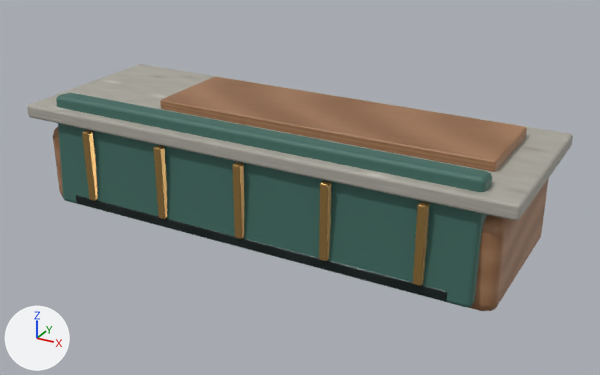
An edit to the glTF model public/models/custom/architecture/reception-desk.glb, drawn before and after from the same camera.
The view is the same before and after, from a 50 mm lens placed at (3.72, -6.51, 3.65), pointed at (0.15, -0.02, 0.41). The lights are fixed; the arrows at lower left show +X, +Y and +Z. The first picture is the older version. Where no turn or scale is listed for an object, it has been applied to the vertices.

Names of what the first picture shows: 'Reception_Base', 'Reception_Front', 'Reception_Kick', 'Reception_Rib_-0.86', 'Reception_Rib_-1.72', 'Reception_Rib_0', 'Reception_Rib_0.86', 'Reception_Rib_1.72', 'Reception_Top', 'Reception_Worktop'.
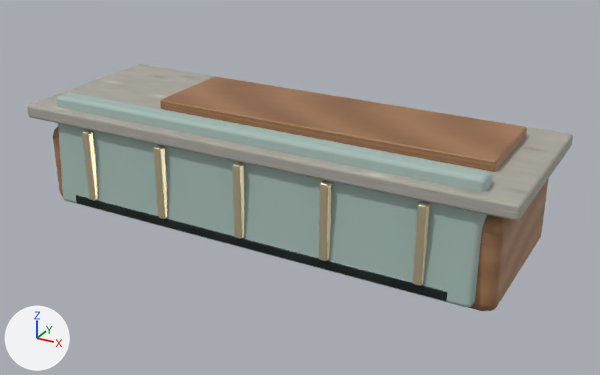
Location of each change, [x1, y1, x2, y2] in pixels of the pictures (600 x 375 px):
```json
{"object": "Reception_Front", "change": "recoloured", "before": [56, 92, 492, 307], "after": [56, 92, 492, 307], "on screen": "dark cyan to grey"}
{"object": "Reception_Rib_1.72", "change": "recoloured", "before": [413, 202, 429, 286], "after": [413, 202, 429, 286], "on screen": "brown to beige"}
{"object": "Reception_Rib_0.86", "change": "recoloured", "before": [319, 181, 331, 261], "after": [319, 181, 331, 261], "on screen": "brown to beige"}
{"object": "Reception_Rib_0", "change": "recoloured", "before": [232, 162, 244, 239], "after": [232, 162, 244, 239], "on screen": "brown to beige"}
{"object": "Reception_Rib_-0.86", "change": "recoloured", "before": [154, 145, 167, 219], "after": [154, 145, 167, 219], "on screen": "brown to beige"}
{"object": "Reception_Rib_-1.72", "change": "recoloured", "before": [82, 130, 98, 201], "after": [82, 130, 98, 201], "on screen": "brown to beige"}
```

The change, as JSON lines over the scene's bpy script:
```json
{"op": "set", "path": "mat_sage_panel.base_color", "old": "(0.0482, 0.144, 0.117)", "new": "(0.376, 0.498, 0.459)", "note": "dark cyan #3e6a60 -> grey #a5bbb4"}
{"op": "set", "path": "mat_brass_satin.base_color", "old": "(0.445, 0.266, 0.0823)", "new": "(0.722, 0.608, 0.384)", "note": "brown #b28d51 -> beige #ddcda7"}
```
